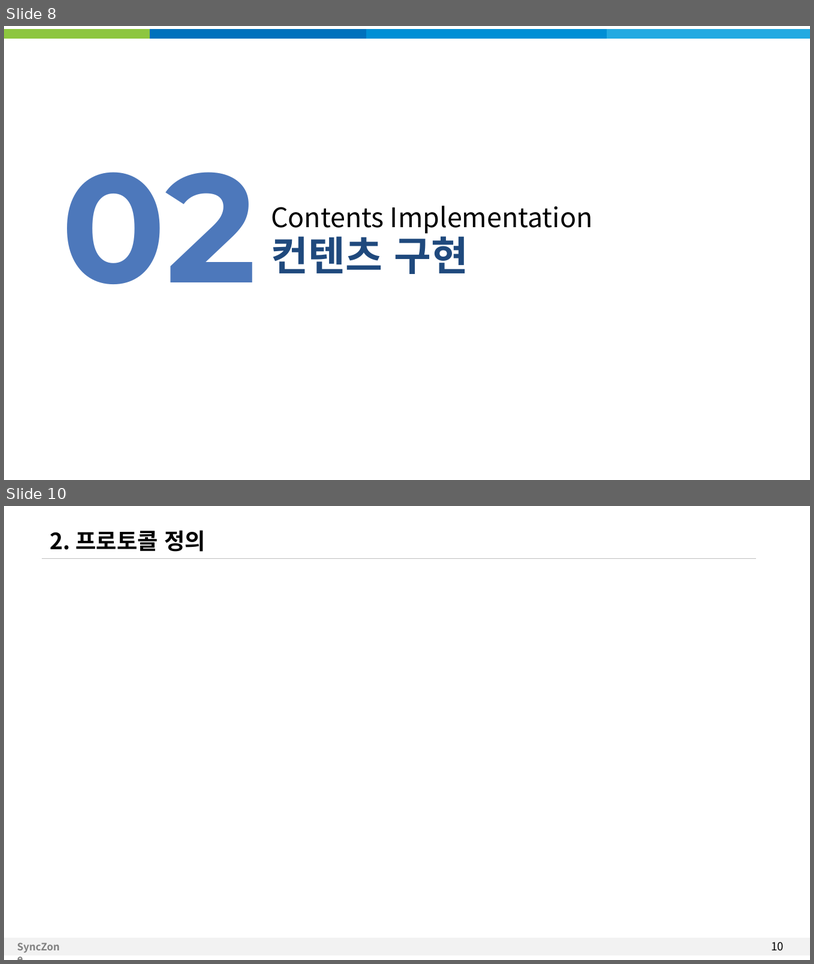
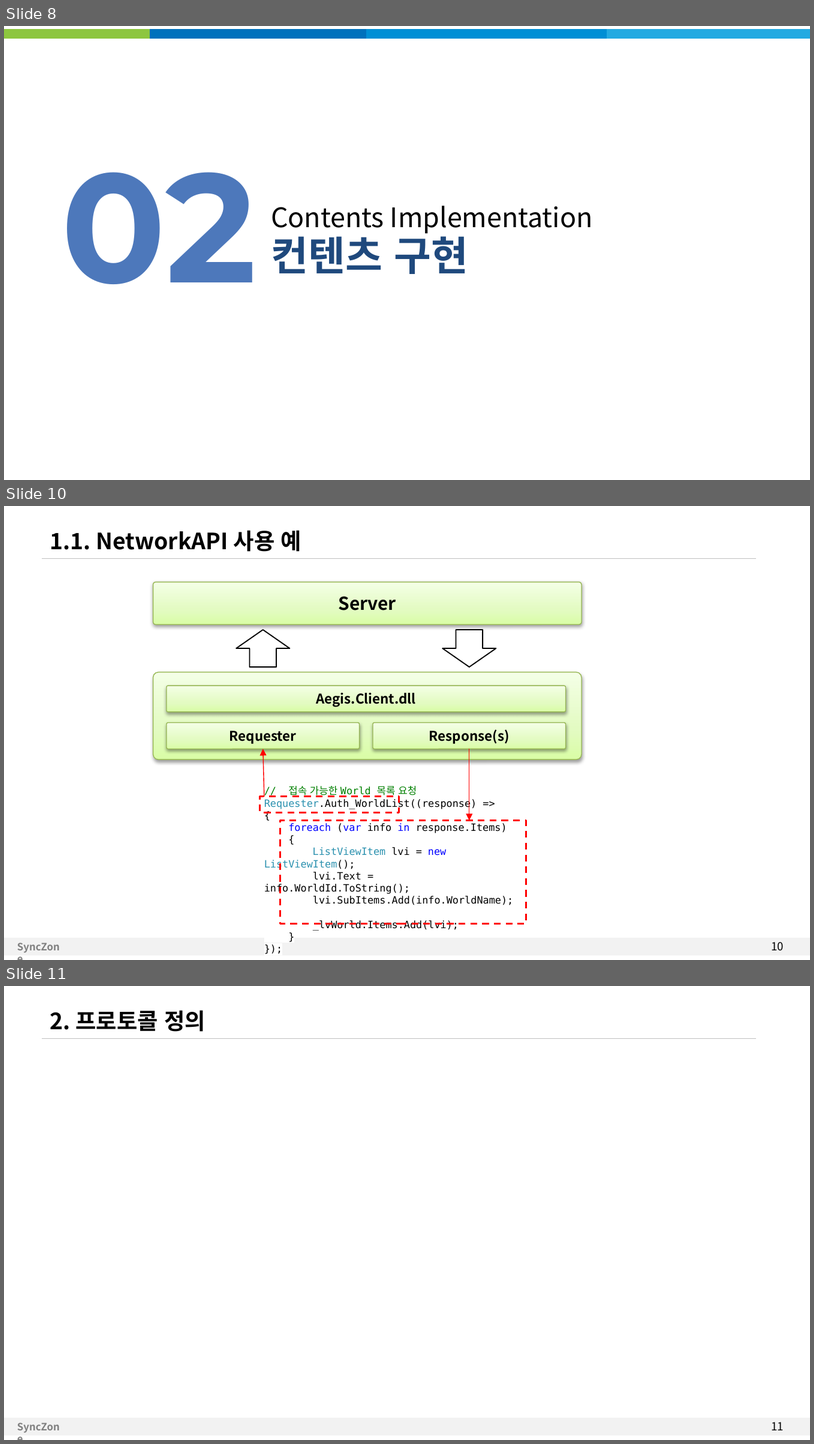
Before and after one commit to kkr3212/Examples, a slide deck: RPGGame_Docs/AegisNetwork_RPGServer.pptx. Shown one above the other, each under a label of ours: slides 8 and 10 before the commit, slides 8, 10 and 11 after it; the slides between them are not shown. The pictures are 814x964 and 814x1444 pixels, drawn with LibreOffice and Linux fonts; fonts in the diff are those of the drawing. Boxes give left, top, right and bottom in pixels: in the first picture for what was removed or moved away, otherwise in the second. Text is boxed around its words. In the diff, an @@ line names an element or a change of style, - is before the commit and + after.

```diff
--- a/RPGGame_Docs/AegisNetwork_RPGServer.pptx
+++ b/RPGGame_Docs/AegisNetwork_RPGServer.pptx
@@ slide 10 added at [4,506,810,960], background #FFFFFF; not listed: 4 template elements that a slide beside it also shows @@
@@ text added at [50,530,302,552], 20 pt, text #000000, bold @@
+1.1. NetworkAPI 사용 예
@@ rounded rectangle added at [153,582,582,625], fill gradient #DAFDA7 to #E4FCC2 to #F5FFE7, outline #98B955 0.75 pt, 16 pt, text #000000, bold @@
+Server
@@ up arrow added at [236,630,290,666], fill #FFFFFF, outline #000000 1 pt @@
@@ up arrow added at [443,630,496,666], fill #FFFFFF, outline #000000 1 pt @@
@@ rounded rectangle added at [153,672,582,759], fill gradient #DAFDA7 to #E4FCC2 to #F5FFE7, outline #98B955 0.75 pt @@
@@ rounded rectangle added at [167,686,566,712], fill gradient #DAFDA7 to #E4FCC2 to #F5FFE7, outline #98B955 0.75 pt, 12 pt, text #000000, bold @@
+Aegis.Client.dll
@@ rounded rectangle added at [167,722,360,749], fill gradient #DAFDA7 to #E4FCC2 to #F5FFE7, outline #98B955 0.75 pt, 12 pt, text #000000, bold @@
+Requester
@@ rounded rectangle added at [374,722,566,749], fill gradient #DAFDA7 to #E4FCC2 to #F5FFE7, outline #98B955 0.75 pt, 12 pt, text #000000, bold @@
+Response(s)
@@ arrow added from (264, 796) to (263, 749), #FF0000 0.75 pt @@
@@ arrow added from (469, 749) to (469, 820), #FF0000 0.75 pt @@
@@ text added at [264,786,513,930], 9 pt, text #000000 @@
+// 접속 가능한 World 목록 요청
+Requester.Auth_WorldList((response) =>
+{
+foreach (var info in response.Items)
+{
+ListViewItem lvi = new ListViewItem();
+lvi.Text = info.WorldId.ToString();
+lvi.SubItems.Add(info.WorldName);
+_lvWorld.Items.Add(lvi);
+}
+});
@@ rectangle added at [260,796,400,813], outline #FF0000 1.5 pt dashed @@
@@ rectangle added at [280,820,526,924], outline #FF0000 1.5 pt dashed @@
@@ what was slide 10 is now slide 11 @@
@@ page number at [771,1422,784,1430]: text changed @@
-10
+11
```
Also in this commit, not shown: 1 slide changed, 2 other files.
